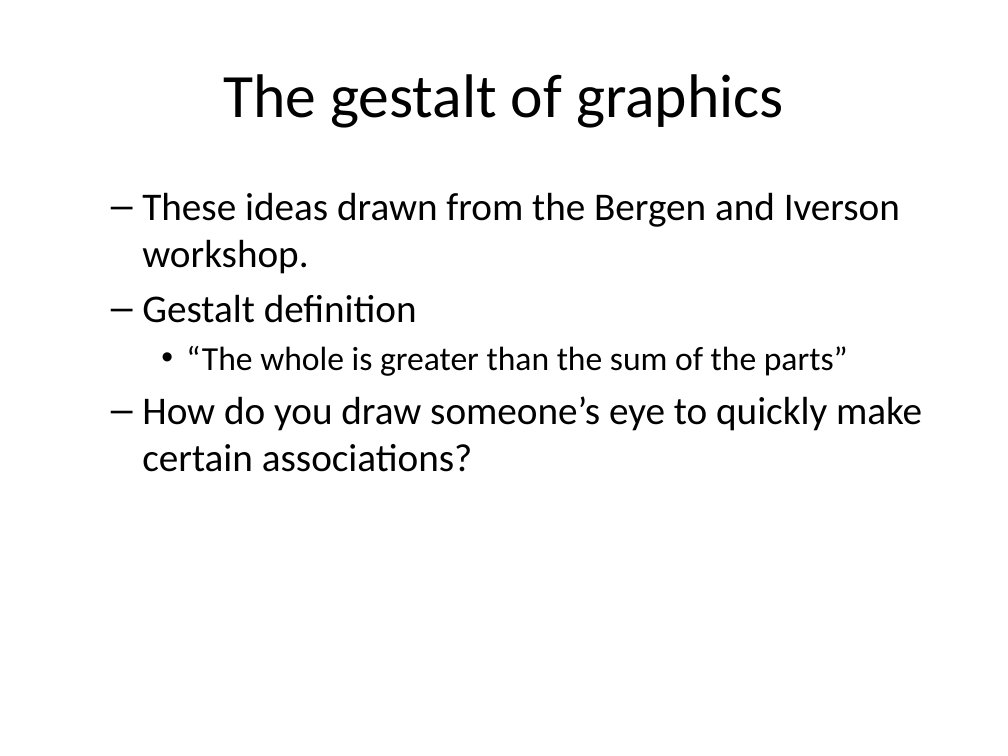
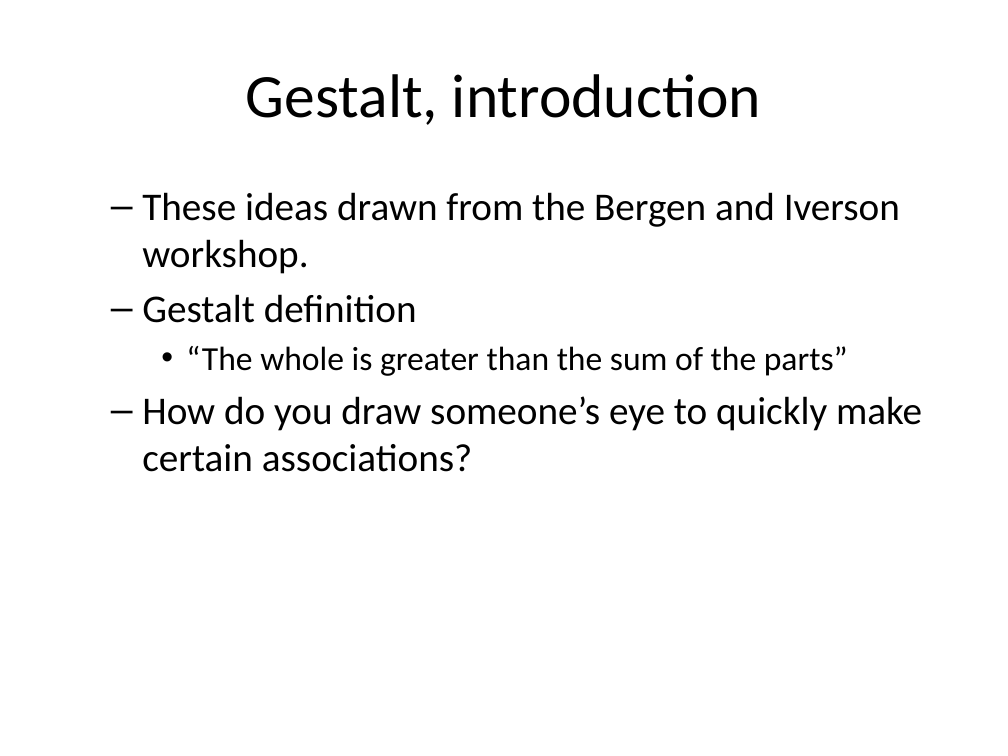
Before and after one commit to pmean/data-visualization, a slide deck: slide 2 of data-viz-03/component/tutorial-gestalt.pptx. Drawn at 1008x756 pixels with LibreOffice and Linux fonts; fonts in the diff are those of the drawing. Boxes give left, top, right and bottom in pixels: in the first picture for what was removed or moved away, otherwise in the second. Text is boxed around its words. In the diff, an @@ line names an element or a change of style, - is before the commit and + after.

```diff
--- a/data-viz-03/component/tutorial-gestalt.pptx
+++ b/data-viz-03/component/tutorial-gestalt.pptx
@@ title at bbox=[246, 74, 761, 125]: text changed @@
-The gestalt of graphics
+Gestalt, introduction
```
Also in this commit, not shown: 4 other slides changed, 7 slides added, 6 slides removed, 16 other files.
